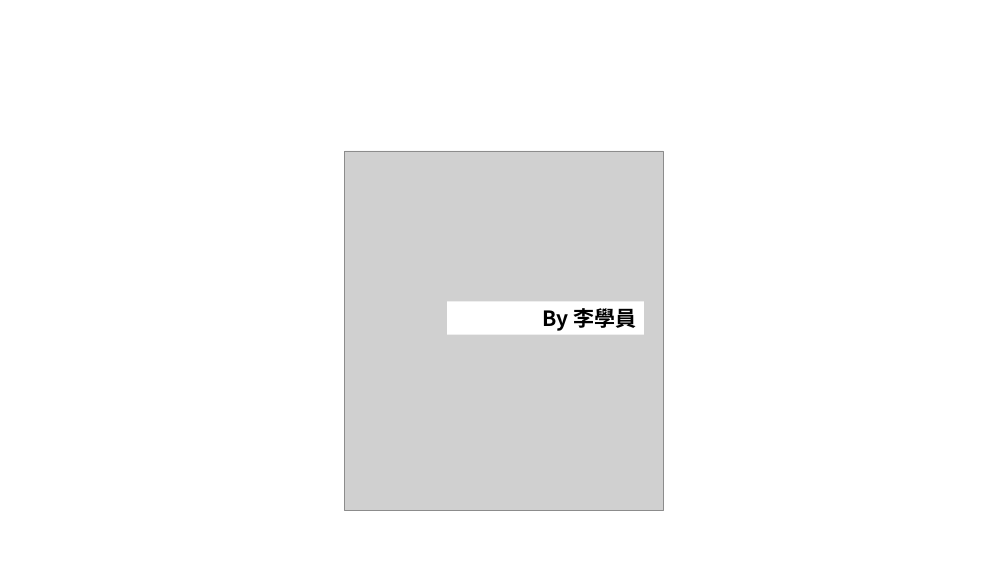
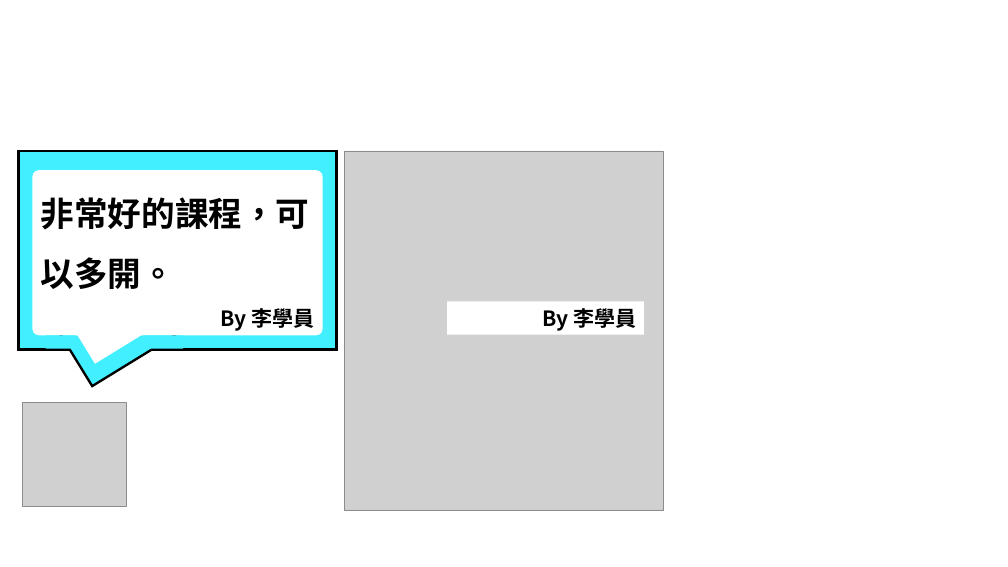
Before and after one commit to AI-FREE-Team/AI-FREE-Team.github.io, a slide deck: slide 7 of generative_ai_course/assets/img/phase2/新增 Microsoft PowerPoint 簡報.pptx. Drawn at 1008x567 pixels with LibreOffice and Linux fonts; fonts in the diff are those of the drawing; grey boxes stand for pictures. Boxes give left, top, right and bottom in pixels: in the first picture for what was removed or moved away, otherwise in the second. Text is boxed around its words. In the diff, an @@ line names an element or a change of style, - is before the commit and + after.

```diff
--- a/generative_ai_course/assets/img/phase2/新增 Microsoft PowerPoint 簡報.pptx
+++ b/generative_ai_course/assets/img/phase2/新增 Microsoft PowerPoint 簡報.pptx
@@ group added at (19, 151, 337, 507): 5 rectangles, 2 texts, 1 ellipse, 1 rounded rectangle, 1 picture @@
+非常好的課程，可以多開。
+By 李學員
```
Also in this commit, not shown: 5 other slides changed, 10 other files.
